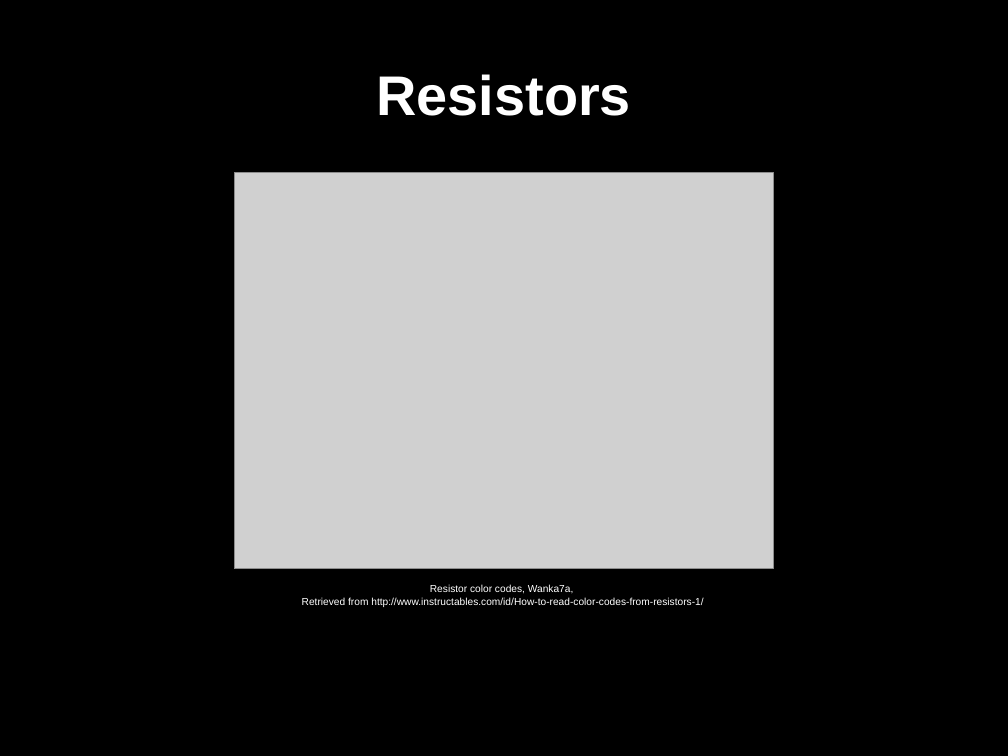
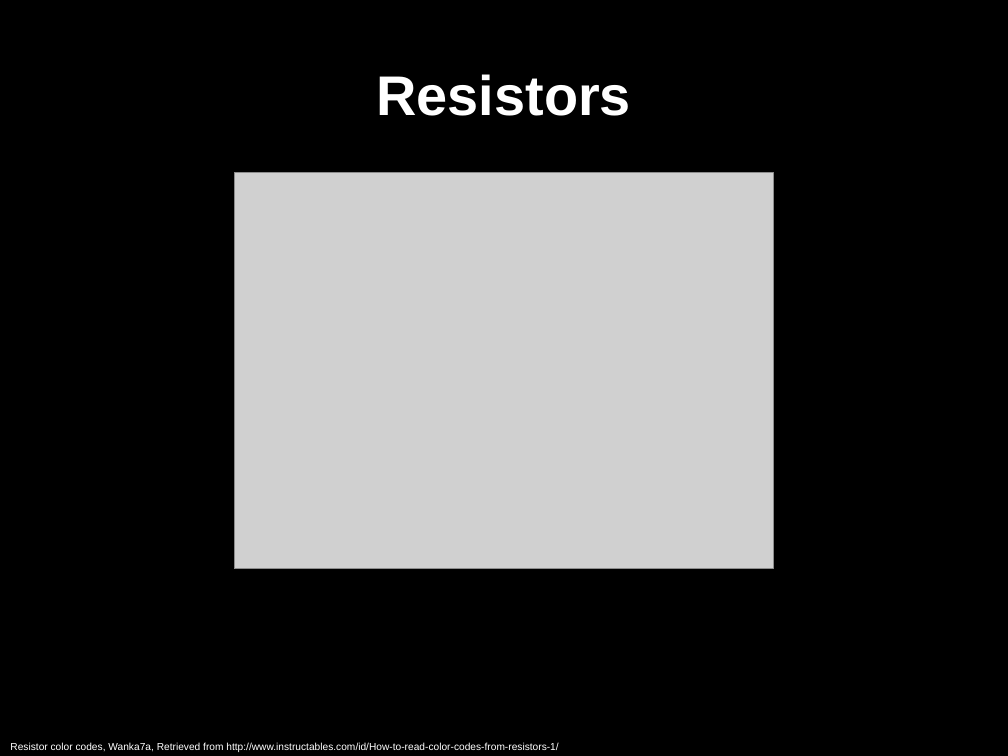
Before and after one commit to gaudeon/rpi_gpio_overview, a slide deck: slide 34 of slides/RPi GPIO Overview.odp (slide 38 before the commit). Drawn at 1008x756 pixels with LibreOffice and Linux fonts; fonts in the diff are those of the drawing; grey boxes stand for pictures. Boxes give left, top, right and bottom in pixels: in the first picture for what was removed or moved away, otherwise in the second. Text is boxed around its words. In the diff, an @@ line names an element or a change of style, - is before the commit and + after.

```diff
--- a/slides/RPi GPIO Overview.odp
+++ b/slides/RPi GPIO Overview.odp
@@ text at box(10, 742, 558, 752): text changed @@
-Resistor color codes, Wanka7a,
-Retrieved from http://www.instructables.com/id/How-to-read-color-codes-from-resistors-1/
+Resistor color codes, Wanka7a, Retrieved from http://www.instructables.com/id/How-to-read-color-codes-from-resistors-1/
```
Also in this commit, not shown: 44 other slides changed, 3 slides added, 8 slides removed.
